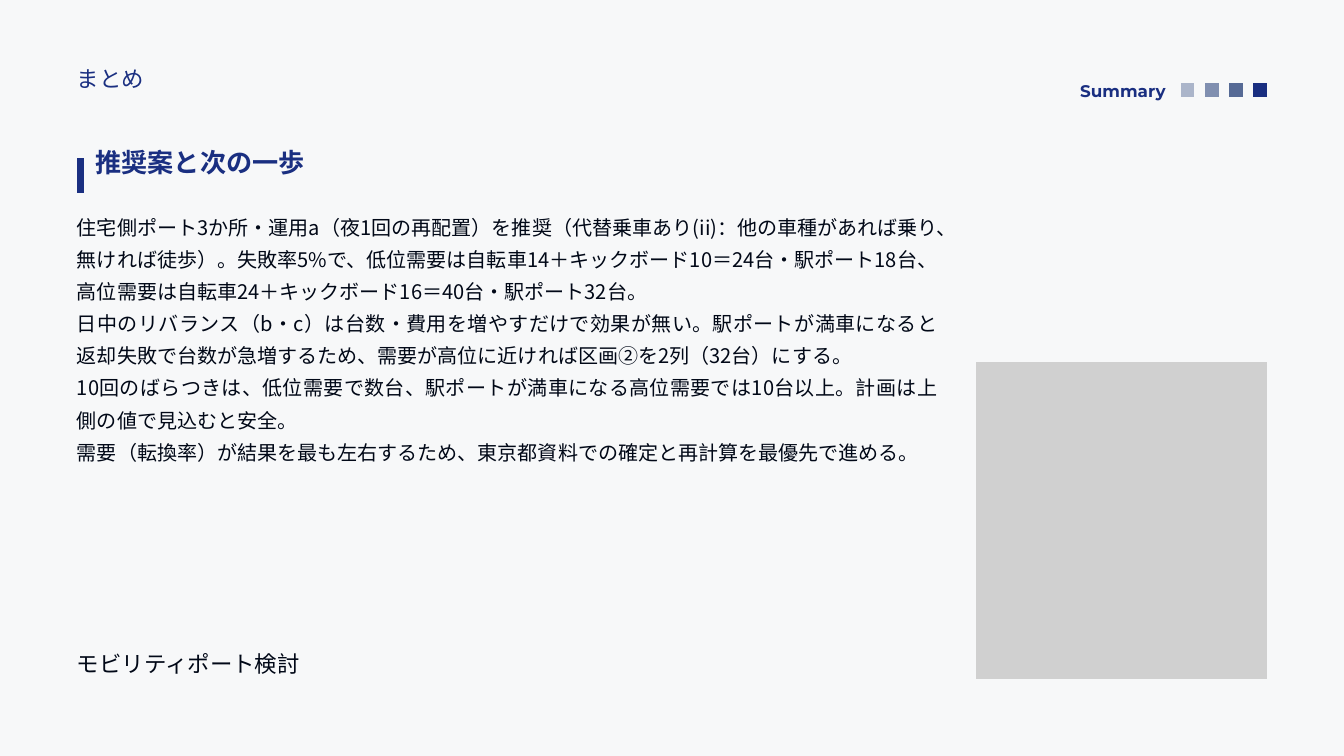
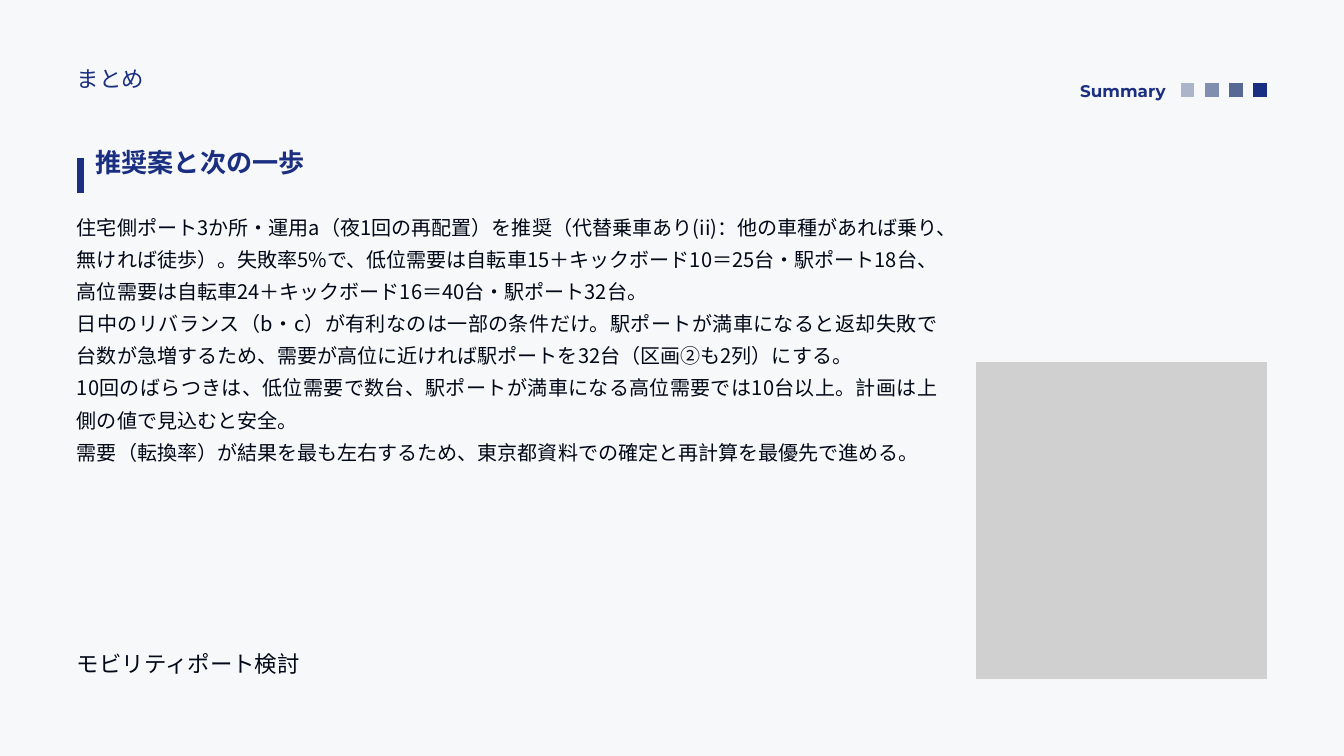
Before and after one commit to saigaeno-cmd/mikuri_sim, a slide deck: slide 22 of data/output/study/報告_モビリティシェア検討.pptx (slide 20 before the commit). Drawn at 1344x756 pixels with LibreOffice and Linux fonts; fonts in the diff are those of the drawing; grey boxes stand for pictures. Boxes give left, top, right and bottom in pixels: in the first picture for what was removed or moved away, otherwise in the second. Text is boxed around its words. In the diff, an @@ line names an element or a change of style, - is before the commit and + after.

```diff
--- a/data/output/study/報告_モビリティシェア検討.pptx
+++ b/data/output/study/報告_モビリティシェア検討.pptx
@@ text at box(77, 218, 957, 365): text changed @@
-住宅側ポート3か所・運用a（夜1回の再配置）を推奨（代替乗車あり(ii)：他の車種があれば乗り、無ければ徒歩）。失敗率5%で、低位需要は自転車14＋キックボード10＝24台・駅ポート18台、高位需要は自転車24＋キックボード16＝40台・駅ポート32台。
-日中のリバランス（b・c）は台数・費用を増やすだけで効果が無い。駅ポートが満車になると返却失敗で台数が急増するため、需要が高位に近ければ区画②を2列（32台）にする。
+住宅側ポート3か所・運用a（夜1回の再配置）を推奨（代替乗車あり(ii)：他の車種があれば乗り、無ければ徒歩）。失敗率5%で、低位需要は自転車15＋キックボード10＝25台・駅ポート18台、高位需要は自転車24＋キックボード16＝40台・駅ポート32台。
+日中のリバランス（b・c）が有利なのは一部の条件だけ。駅ポートが満車になると返却失敗で台数が急増するため、需要が高位に近ければ駅ポートを32台（区画②も2列）にする。
```
Also in this commit, not shown: 21 other slides changed, 2 slides added, 7 other files.
